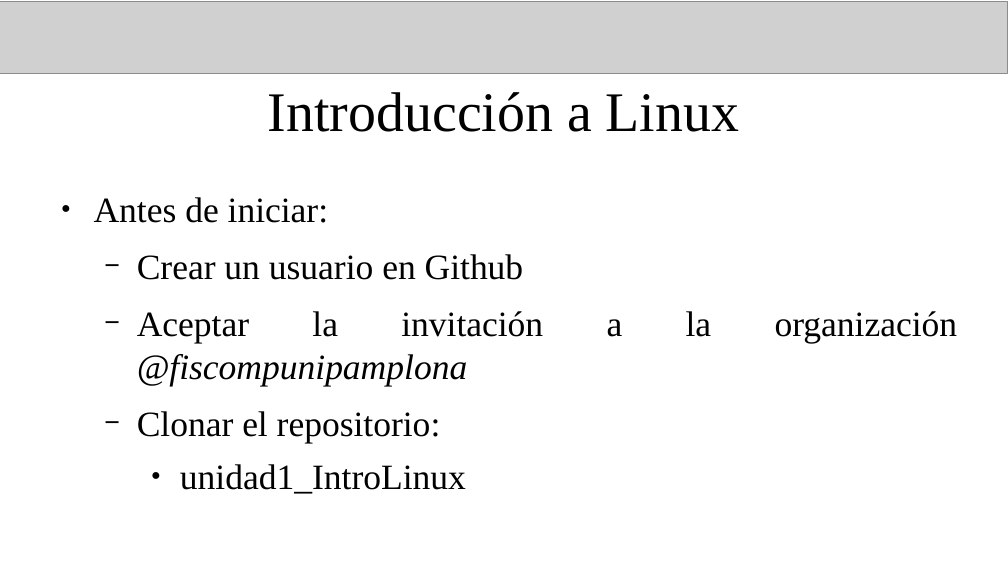
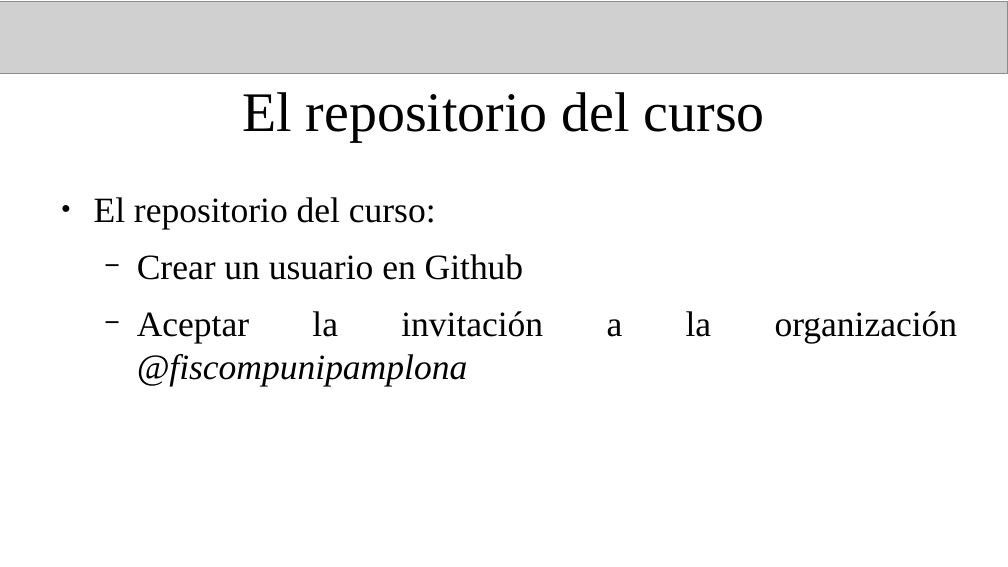
Before and after one commit to fiscompunipamplona/unidad1_IntroLinux, a slide deck: slide 20 of clases/clase-introLinux_1.odp (slide 2 before the commit). Drawn at 1008x567 pixels with LibreOffice and Linux fonts; fonts in the diff are those of the drawing; grey boxes stand for pictures. Boxes give left, top, right and bottom in pixels: in the first picture for what was removed or moved away, otherwise in the second. Text is boxed around its words. In the diff, an @@ line names an element or a change of style, - is before the commit and + after.

```diff
--- a/clases/clase-introLinux_1.odp
+++ b/clases/clase-introLinux_1.odp
@@ title at (242,92,765,142): text changed @@
-Introducción a Linux
+El repositorio del curso
@@ text at (94,197,436,229): text changed @@
-● Antes de iniciar:
+● El repositorio del curso:
@@ text at (137,411,466,494): paragraphs removed @@
-  − Clonar el repositorio:
-    ● unidad1_IntroLinux
```
Also in this commit, not shown: 2 other slides changed, 7 slides added, 8 other files.
